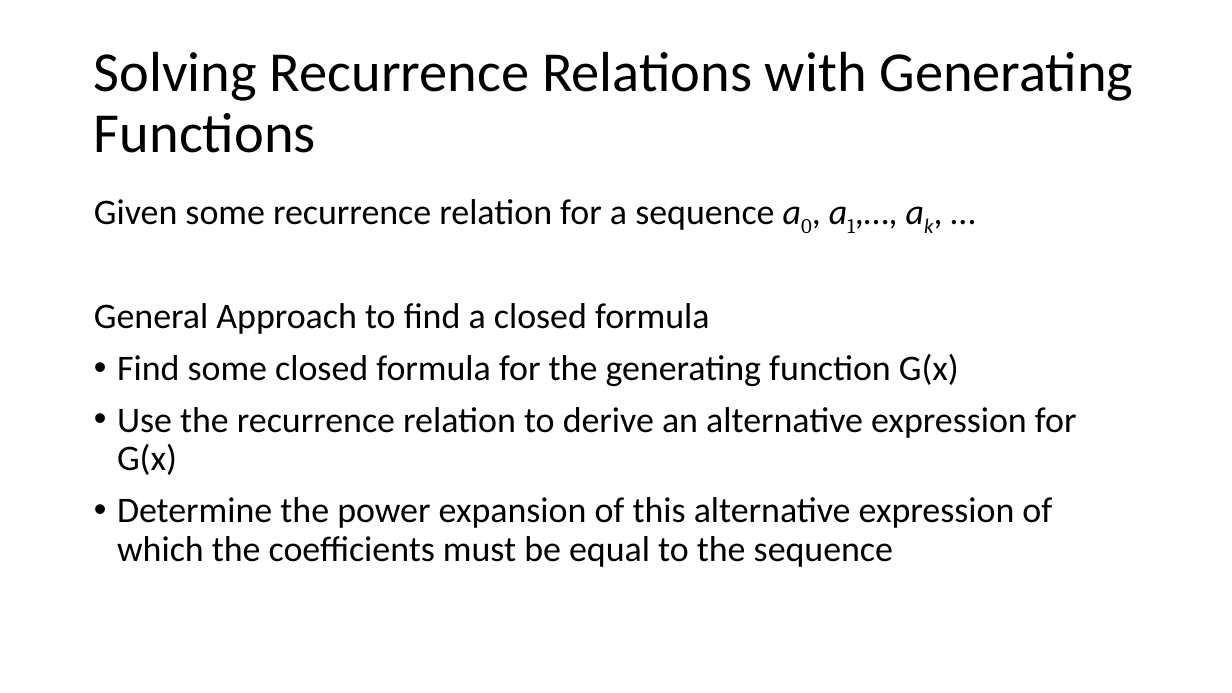
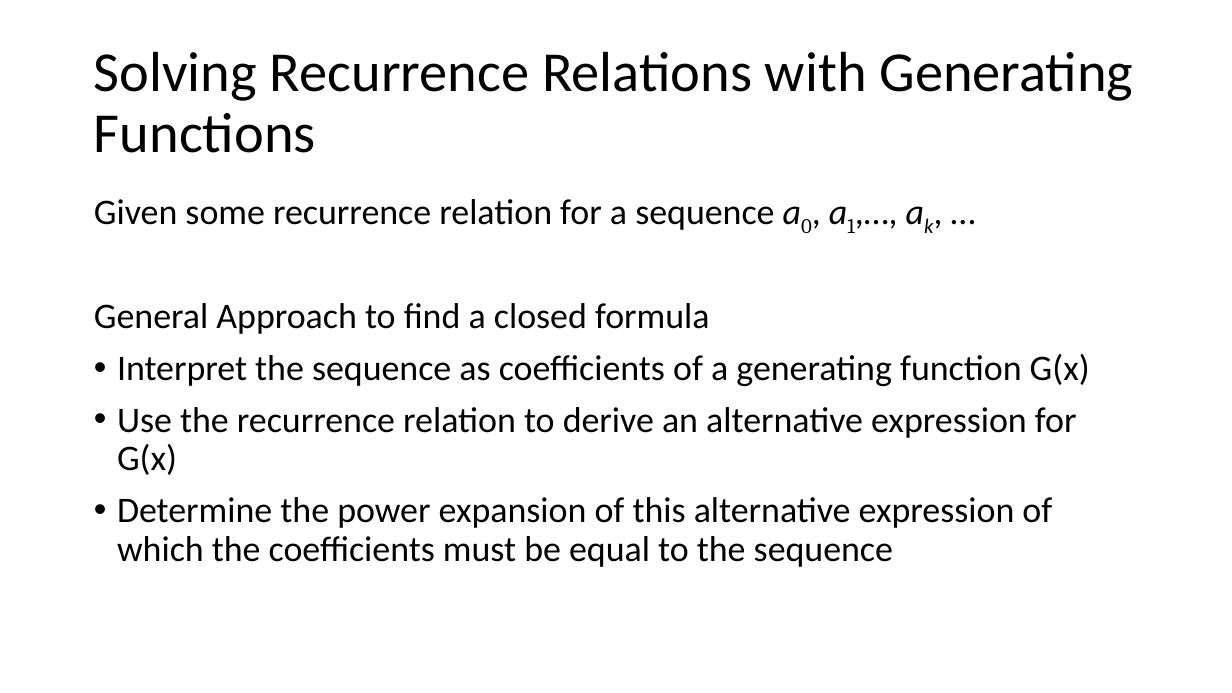
Before and after one commit to LSIR/AICC-I, a slide deck: slide 42 of Lectures/Week 11/11. Advanced Counting.pptx. Drawn at 1232x693 pixels with LibreOffice and Linux fonts; fonts in the diff are those of the drawing. Boxes give left, top, right and bottom in pixels: in the first picture for what was removed or moved away, otherwise in the second. Text is boxed around its words. In the diff, an @@ line names an element or a change of style, - is before the commit and + after.

```diff
--- a/Lectures/Week 11/11. Advanced Counting.pptx
+++ b/Lectures/Week 11/11. Advanced Counting.pptx
@@ text at [117,354,1090,386]: text changed @@
-• Find some closed formula for the generating function G(x)
+• Interpret the sequence as coefficients of a generating function G(x)
```
Also in this commit, not shown: 9 other slides changed, 1 slide added, 7 slides removed, 1 other file.
